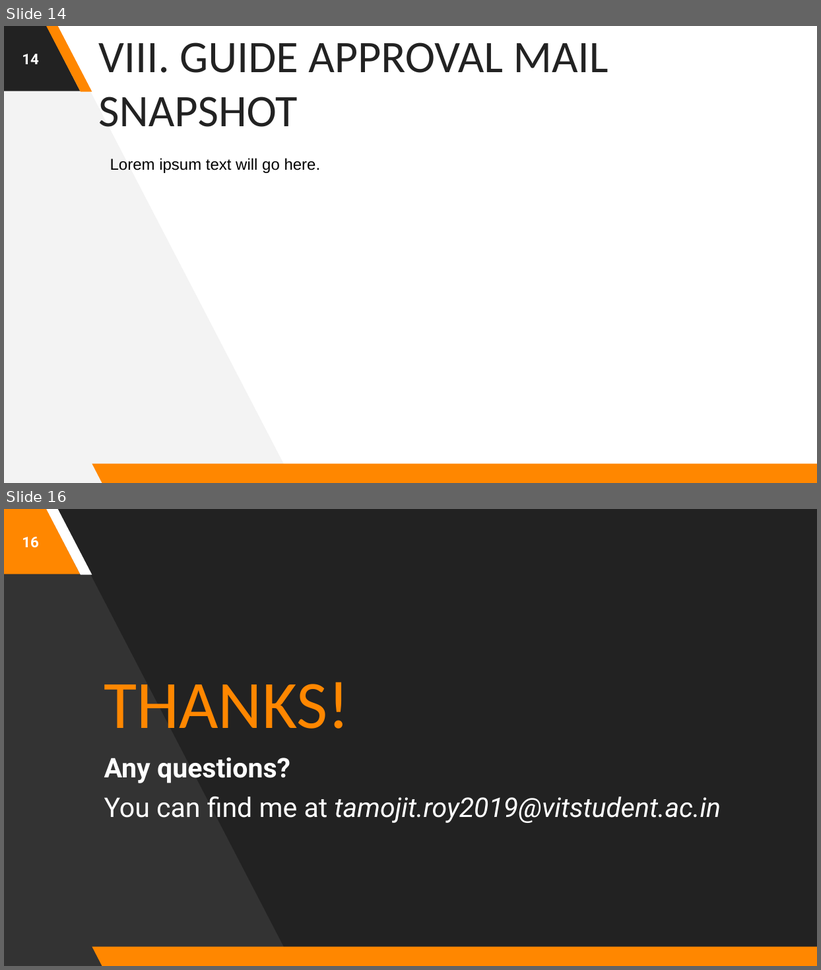
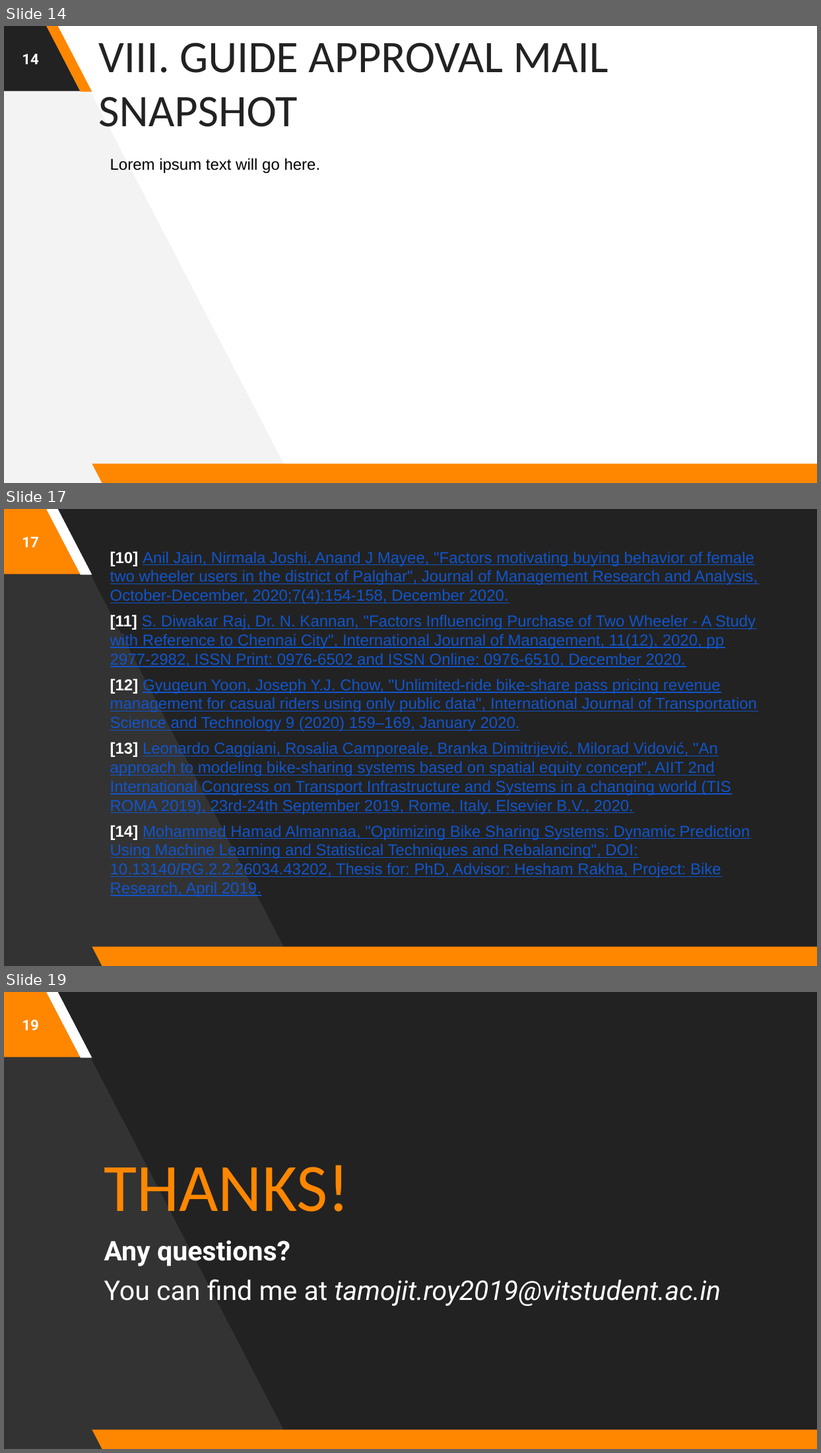
Before and after one commit to astrodestroyergithub/Divvy-Bike-Share, a slide deck: PPTS/19BCE1156_Tamojit_Roy_Capstone_Project_B.Tech_CSE_2019-23_Review-1.pptx. Shown one above the other, each under a label of ours: slides 14 and 16 before the commit, slides 14, 17 and 19 after it; the slides between them are not shown. The pictures are 821x970 and 821x1453 pixels, drawn with LibreOffice and Linux fonts; fonts in the diff are those of the drawing. Boxes give left, top, right and bottom in pixels: in the first picture for what was removed or moved away, otherwise in the second. Text is boxed around its words. In the diff, an @@ line names an element or a change of style, - is before the commit and + after.

```diff
--- a/PPTS/19BCE1156_Tamojit_Roy_Capstone_Project_B.Tech_CSE_2019-23_Review-1.pptx
+++ b/PPTS/19BCE1156_Tamojit_Roy_Capstone_Project_B.Tech_CSE_2019-23_Review-1.pptx
@@ slide 17 added at (4,509,817,966), background #222222; not listed: 4 template elements that a slide beside it also shows @@
@@ page number added at (22,537,38,547), 13 pt, text #FFFFFF, bold @@
+17
@@ text added at (110,551,758,897), 14 pt, text #1155CC, underline @@
+[10] Anil Jain, Nirmala Joshi, Anand J Mayee, "Factors motivating buying behavior of female two wheeler users in the district of Palghar", Journal of Management Research and Analysis, October-December, 2020;7(4):154-158, December 2020.
+[11] S. Diwakar Raj, Dr. N. Kannan, "Factors Influencing Purchase of Two Wheeler - A Study with Reference to Chennai City", International Journal of Management, 11(12), 2020, pp 2977-2982, ISSN Print: 0976-6502 and ISSN Online: 0976-6510, December 2020.
+[12] Gyugeun Yoon, Joseph Y.J. Chow, "Unlimited-ride bike-share pass pricing revenue management for casual riders using only public data", International Journal of Transportation Science and Technology 9 (2020) 159–169, January 2020.
+[13] Leonardo Caggiani, Rosalia Camporeale, Branka Dimitrijević, Milorad Vidović, "An approach to modeling bike-sharing systems based on spatial equity concept", AIIT 2nd International Congress on Transport Infrastructure and Systems in a changing world (TIS ROMA 2019), 23rd-24th September 2019, Rome, Italy, Elsevier B.V., 2020.
+[14] Mohammed Hamad Almannaa, "Optimizing Bike Sharing Systems: Dynamic Prediction Using Machine Learning and Statistical Techniques and Rebalancing", DOI: 10.13140/RG.2.2.26034.43202, Thesis for: PhD, Advisor: Hesham Rakha, Project: Bike Research, April 2019.
@@ what was slide 16 is now slide 19 @@
@@ page number at (22,1020,38,1030): text changed @@
-16
+19
```
Also in this commit, not shown: 4 slides changed, 3 other slides added, 1 slide removed, 1 other file.
